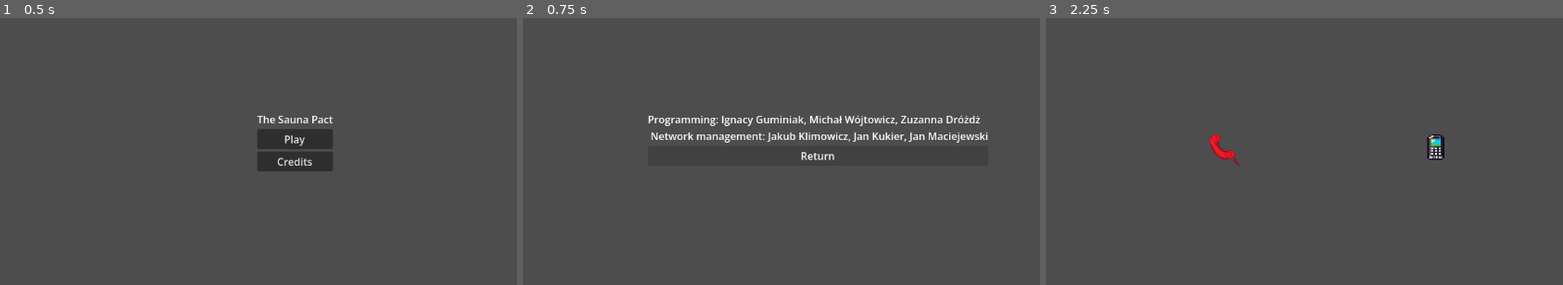
Above: before the commit, frames 1-3 (left to right).
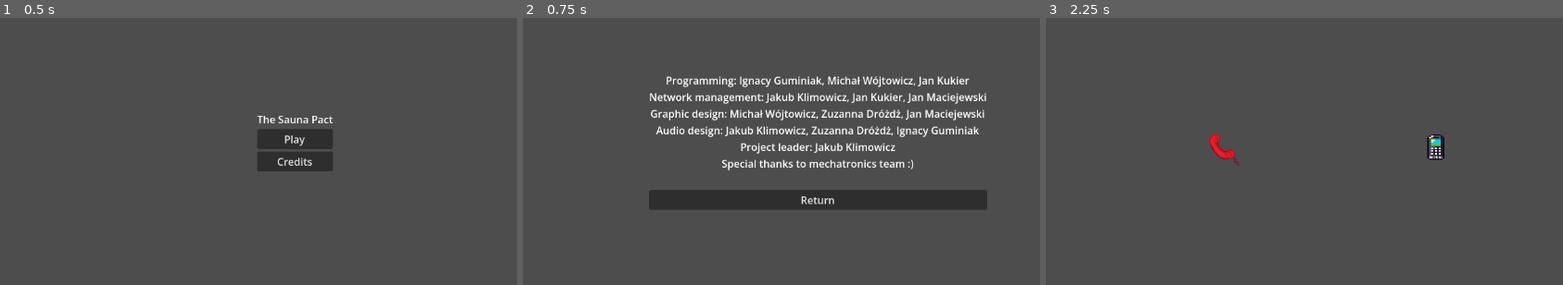
Above: after the commit, the same moments.

Repository: Orozon64/The-Sauna-Pact
Game: Godot game, scene res://scenes/main_menu.tscn
Two runs of this game, one before a commit and one after it. Both use one fixed random seed, a clock stepped at 60 frames per second and the inputs below.
Inputs:
- Up to frame 1 (0.5 s): no input
- Up to frame 2 (0.75 s): click "Credits" at 0.5 s
- Up to frame 3 (2.25 s): click "Return" at 1.25 s; click "Play" at 2 s

Frame 1 is identical in both runs. In frame 2, 12% of the frame differs, in the area x 24-90%, y 21-72%; in frame 3, nothing differs.

Commit message:
Revise credits display in main menu
Updated credits information and added graphic and audio design credits.
Pozdrawiam kubusthepilot

Diff:
--- a/scripts/main_menu.gd
+++ b/scripts/main_menu.gd
@@ -31,7 +31,8 @@
 	$CreditsButton.hide()
 	$PlayButton.hide()
 	$ReturnButton.show()
-	$Label.text = "Programming: Ignacy Guminiak, Michał Wójtowicz, Zuzanna Dróżdż \n Network management: Jakub Klimowicz, Jan Kukier, Jan Maciejewski"
+	$Label.text = "Programming: Ignacy Guminiak, Michał Wójtowicz, Jan Kukier\nNetwork management: Jakub Klimowicz, Jan Kukier, Jan Maciejewski\nGraphic design: Michał Wójtowicz, Zuzanna Dróżdż, Jan Maciejewski\nAudio design: Jakub Klimowicz, Zuzanna Dróżdż, Ignacy Guminiak\nProject leader: Jakub Klimowicz\nSpecial thanks to mechatronics team :)\n"
+	$Label.horizontal_alignment = HORIZONTAL_ALIGNMENT_CENTER
 func _return_to_menu():
 	$CreditsButton.show()
 	$PlayButton.show()
